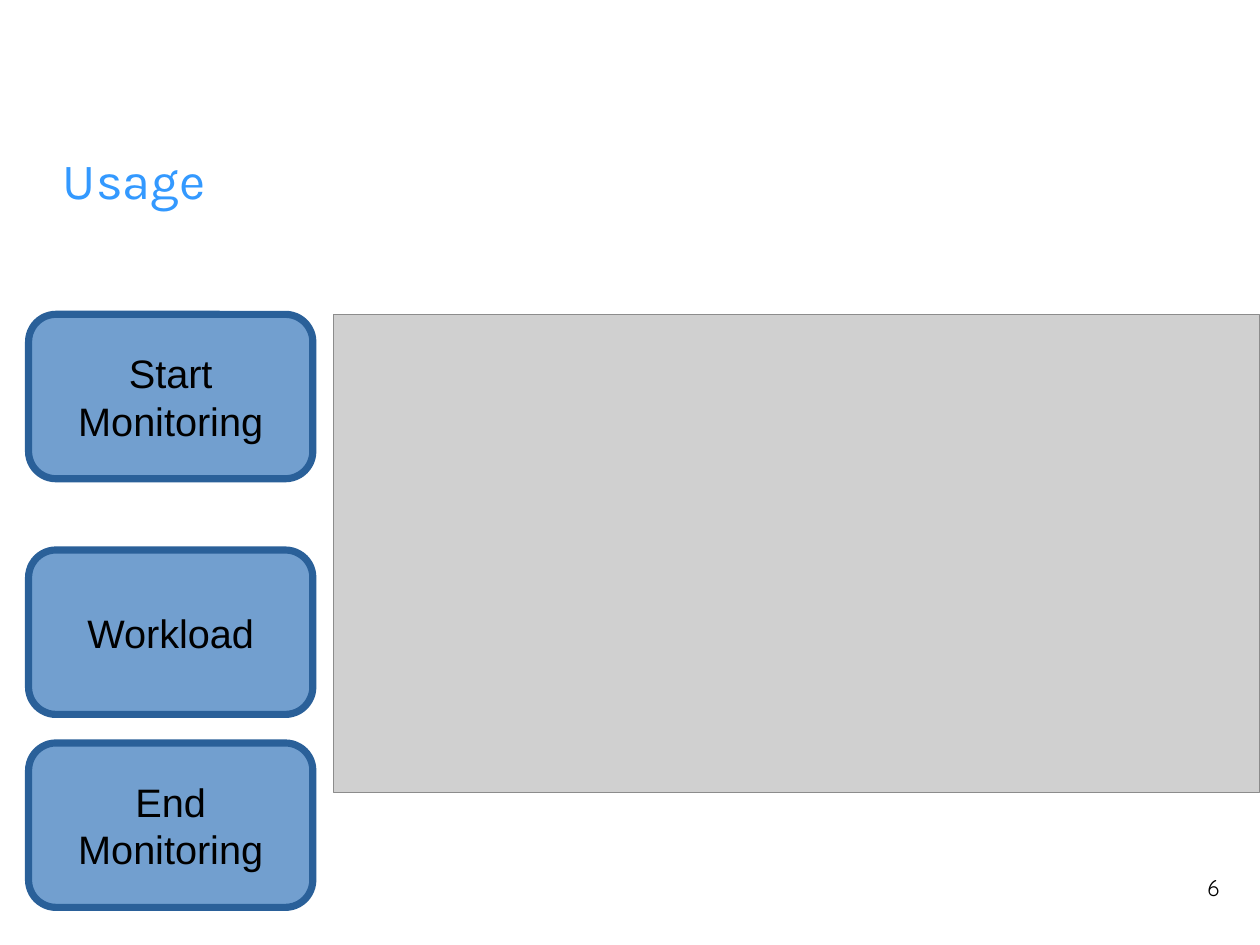
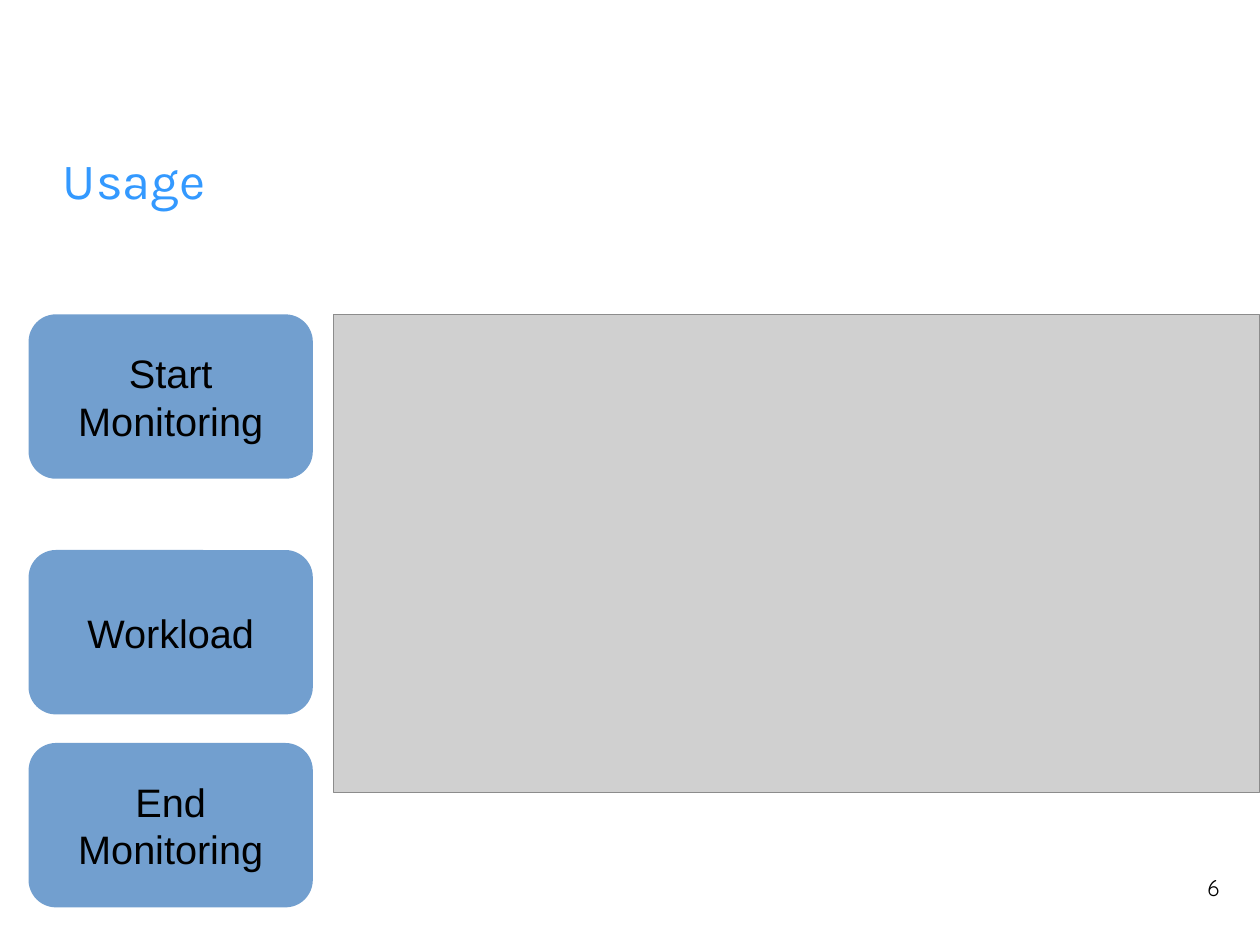
Before and after one commit to fhilprec/HardwareMonitoring, a slide deck: slide 6 of ProjectPresentation.odp. Drawn at 1260x945 pixels with LibreOffice and Linux fonts; fonts in the diff are those of the drawing; grey boxes stand for pictures; background and template pictures are left out. Boxes give left, top, right and bottom in pixels: in the first picture for what was removed or moved away, otherwise in the second. Text is boxed around its words. In the diff, an @@ line names an element or a change of style, - is before the commit and + after.

```diff
--- a/ProjectPresentation.odp
+++ b/ProjectPresentation.odp
@@ outline #2A6099 4.51 pt to none in 3 elements at [29, 550, 313, 715], [29, 314, 313, 479], [29, 743, 313, 908] @@
```
Also in this commit, not shown: 4 other slides changed.
